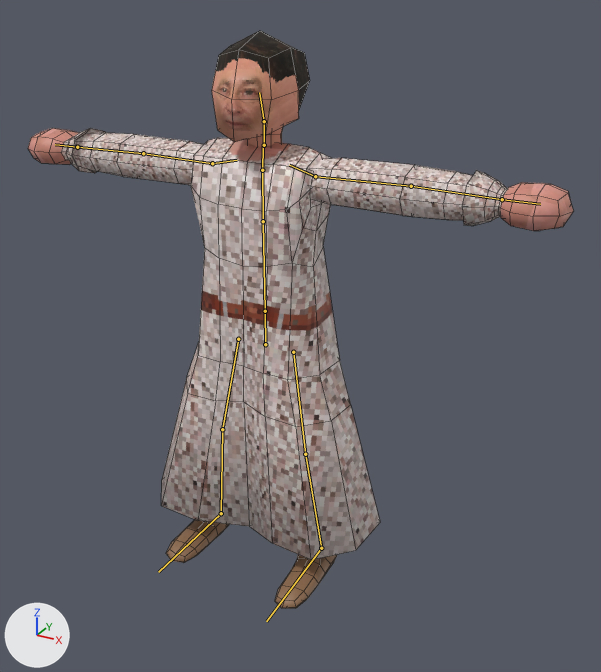
Before and after pictures for a commit that changed the Blender file asset/model/character/human_monk1.blend.
One viewpoint serves both versions: a 50 mm camera at (7.05, -11.54, 3.42) aimed at (0.95, -0.45, -2.13). Lighting does not change. The marker at lower left points along +X, +Y and +Z. The older version comes first. The bones that bend it are drawn over the model as lines. Mesh edges are drawn as thin lines.
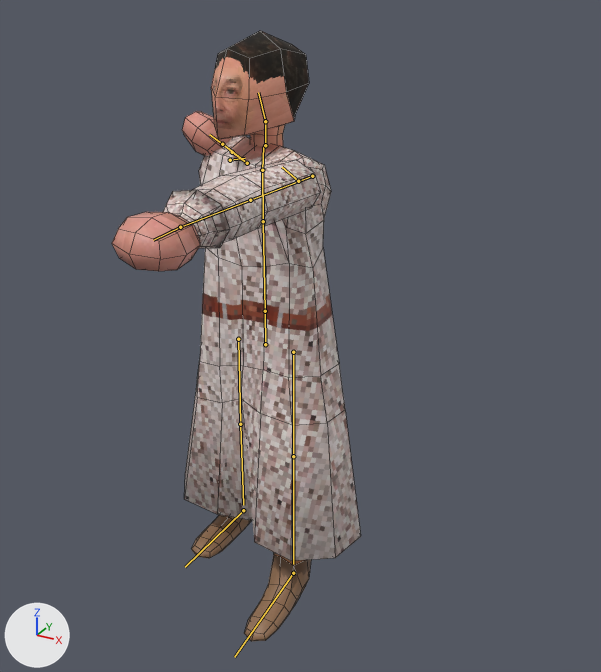
The newer file adds an action. The first version stands in its rest pose; the second is drawn at frame 38 of the action 'Draw'.

Where the change shows, as pixel boxes [x1, y1, x2, y2] in the pictures (601 x 672 px):
```json
{"object": "Cube", "change": "posed", "before": [161, 138, 380, 560], "after": [184, 136, 361, 561], "on screen": "19% narrower"}
{"object": "Cube.001", "change": "posed", "before": [28, 128, 573, 231], "after": [112, 111, 321, 271], "on screen": "62% narrower, 55% taller"}
{"object": "Cube.003", "change": "posed", "before": [212, 31, 310, 142], "after": [211, 31, 309, 139]}
{"object": "Cube.002", "change": "posed", "before": [166, 520, 337, 608], "after": [192, 515, 311, 641]}
{"object": "Cube.004", "change": "posed", "before": [248, 127, 283, 147], "after": [250, 125, 285, 147], "on screen": "10% taller"}
{"bone": "Shoulder_L", "before": "(315, 176) to (411, 186)", "after": "(312, 176) to (250, 200)"}
{"bone": "Shoulder_R", "before": "(212, 163) to (143, 153)", "after": "(232, 152) to (247, 163)"}
{"bone": "Foot_L", "before": "(321, 548) to (266, 621)", "after": "(293, 573) to (234, 657)"}
```

Scene script edits in JSON lines:
```json
{"block": "bone_chest", "where": "bone_chest = bpy.data.objects['Armature'].pose.bones['Chest']  # child of 'Gut'"}
{"op": "set", "path": "bone_chest.rotation_quaternion", "old": "(1.0, 0.0, 0.0, 0.0)", "new": "(0.978, 0.0, -0.21, 0.0)", "note": "degrees (0, 0, 0) -> degrees (0, -24, 0)"}
{"block": "bone_shoulder_l", "where": "bone_shoulder_l = bpy.data.objects['Armature'].pose.bones['Shoulder_L']  # child of 'Chest'"}
{"op": "set", "path": "bone_shoulder_l.location", "old": "(0.0, 0.0, 0.0)", "new": "(-0.09, 0.16, -0.14)"}
{"block": "bone_shoulder_r", "where": "bone_shoulder_r = bpy.data.objects['Armature'].pose.bones['Shoulder_R']  # child of 'Chest'"}
{"op": "set", "path": "bone_shoulder_r.location", "old": "(0.0, 0.0, 0.0)", "new": "(0.09, 0.16, -0.14)"}
{"block": "bone_wristik_l", "where": "bone_wristik_l = bpy.data.objects['Armature'].pose.bones['WristIK_L']"}
{"op": "set", "path": "bone_wristik_l.location", "old": "(0.0, 0.0, 0.0)", "new": "(-3.21, -0.02, 3.76)"}
{"block": "bone_ankleik_l", "where": "bone_ankleik_l = bpy.data.objects['Armature'].pose.bones['AnkleIK_L']"}
{"op": "set", "path": "bone_ankleik_l.location", "old": "(0.0, 0.0, 0.0)", "new": "(-0.22, -0.7, -0.17)"}
{"block": "bone_foot_l", "where": "bone_foot_l = bpy.data.objects['Armature'].pose.bones['Foot_L']  # child of 'AnkleIK_L'"}
{"op": "set", "path": "bone_foot_l.rotation_quaternion", "old": "(1.0, 0.0, 0.0, 0.0)", "new": "(0.999, -0.036, 0.0, 0.0)", "note": "degrees (0, 0, 0) -> degrees (-4, 0, 0)"}
{"block": "bone_wristik_r", "where": "bone_wristik_r = bpy.data.objects['Armature'].pose.bones['WristIK_R']"}
{"op": "set", "path": "bone_wristik_r.location", "old": "(0.0, 0.0, 0.0)", "new": "(2.73, 0.19, -0.69)"}
{"block": "bone_ankleik_r", "where": "bone_ankleik_r = bpy.data.objects['Armature'].pose.bones['AnkleIK_R']"}
{"op": "set", "path": "bone_ankleik_r.location", "old": "(0.0, 0.0, 0.0)", "new": "(0.22, 0.5, -0.17)"}
{"block": "bone_elbowik_r", "where": "bone_elbowik_r = bpy.data.objects['Armature'].pose.bones['ElbowIK_R']"}
{"op": "set", "path": "bone_elbowik_r.location", "old": "(0.0, 0.0, 0.0)", "new": "(-3.19, 8.0, 1.82)"}
```
